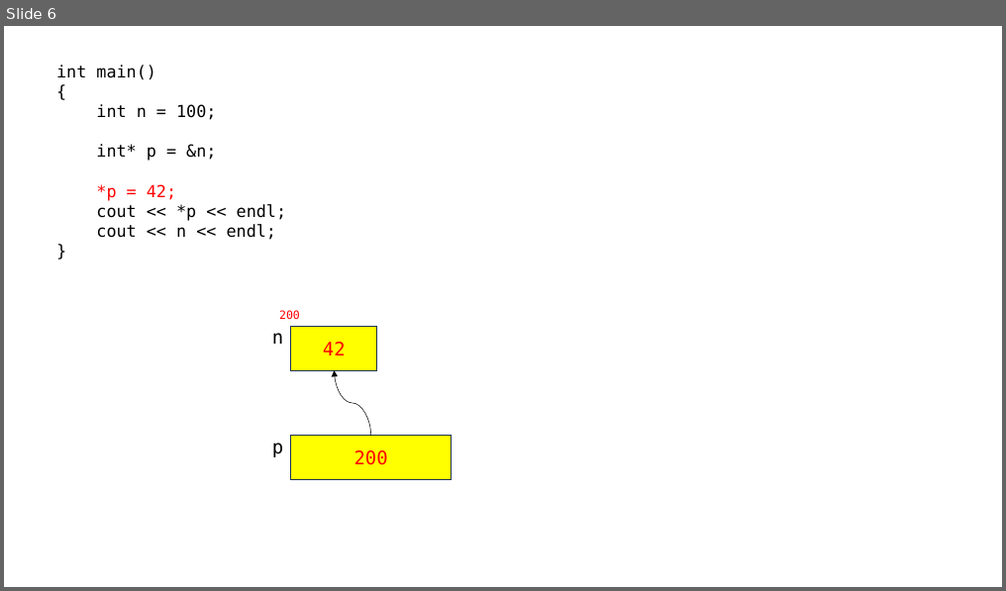
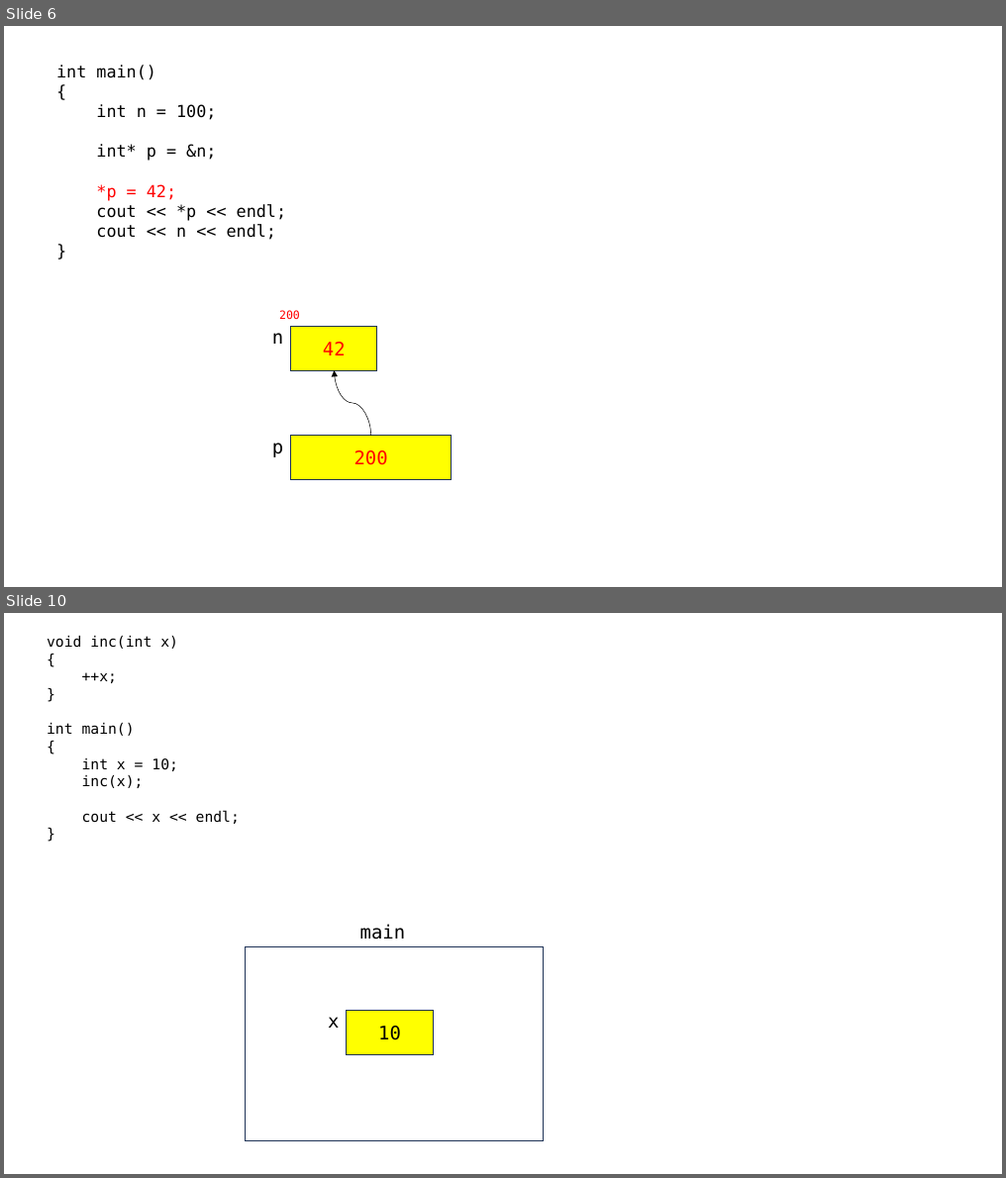
Before and after one commit to 72nkyung/hyundai_230807, a slide deck: hyundai_230807.pptx. Shown one above the other, each under a label of ours: slide 6 before the commit, slides 6 and 10 after it; the slides between them are not shown. The pictures are 1006x591 and 1006x1178 pixels, drawn with LibreOffice and Linux fonts; fonts in the diff are those of the drawing. Boxes give left, top, right and bottom in pixels: in the first picture for what was removed or moved away, otherwise in the second. Text is boxed around its words. In the diff, an @@ line names an element or a change of style, - is before the commit and + after.

```diff
--- a/hyundai_230807.pptx
+++ b/hyundai_230807.pptx
@@ slide 10 added at [4, 613, 1002, 1174], background #FFFFFF @@
@@ text added at [47, 635, 240, 824], 14 pt, text #000000 @@
+void inc(int x)
+{
+++x;
+}
+int main()
+{
+int x = 10;
+inc(x);
+cout << x << endl;
+}
@@ text added at [360, 924, 406, 940], 18 pt, text #000000 @@
+main
@@ rectangle added at [245, 947, 544, 1142], fill #FFFFFF, outline #1E3256 1 pt @@
@@ text added at [328, 1017, 339, 1028], 18 pt, text #000000 @@
+x
@@ rectangle added at [347, 1011, 433, 1056], fill #FFFF00, outline #1E3256 1 pt, 18 pt, text #000000 @@
+10
```
Also in this commit, not shown: 7 other slides added.
